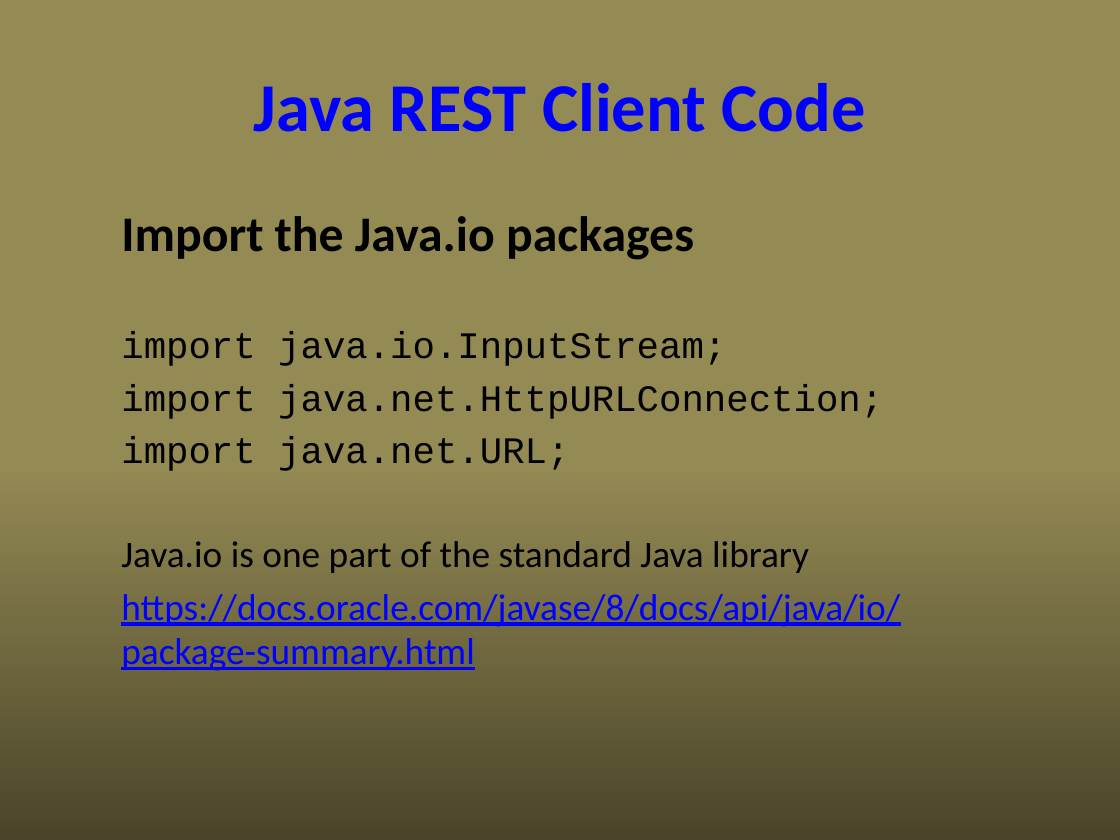
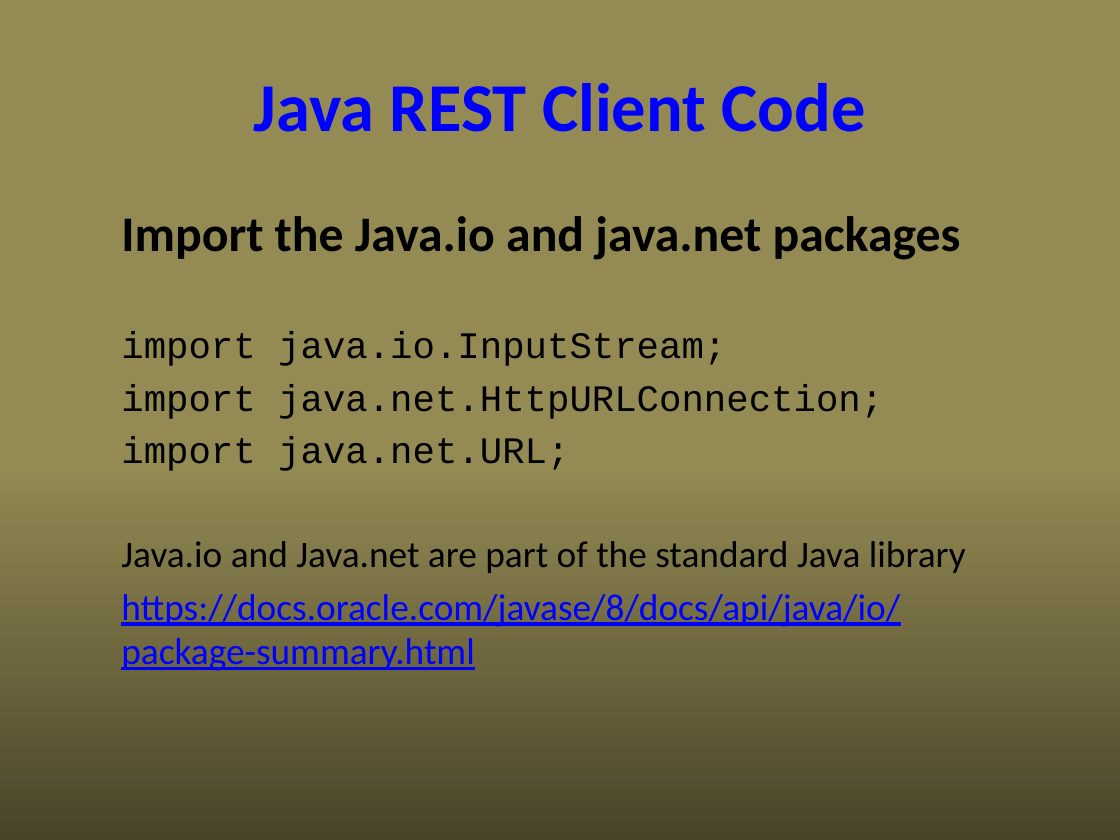
Before and after one commit to UO-CIS/CIS399Android-CourseMaterials, a slide deck: slide 14 of NotesAndSlides/CIS399Wk4Day1-WebServices+REST.pptx. Drawn at 1120x840 pixels with LibreOffice and Linux fonts; fonts in the diff are those of the drawing. Boxes give left, top, right and bottom in pixels: in the first picture for what was removed or moved away, otherwise in the second. Text is boxed around its words. In the diff, an @@ line names an element or a change of style, - is before the commit and + after.

```diff
--- a/NotesAndSlides/CIS399Wk4Day1-WebServices+REST.pptx
+++ b/NotesAndSlides/CIS399Wk4Day1-WebServices+REST.pptx
@@ text at [121,216,961,260]: text changed @@
-Import the Java.io packages
+Import the Java.io and java.net packages
@@ text at [121,541,966,573]: text changed @@
-Java.io is one part of the standard Java library
+Java.io and Java.net are part of the standard Java library
```
Also in this commit, not shown: 1 other slide changed, 2 other files.
